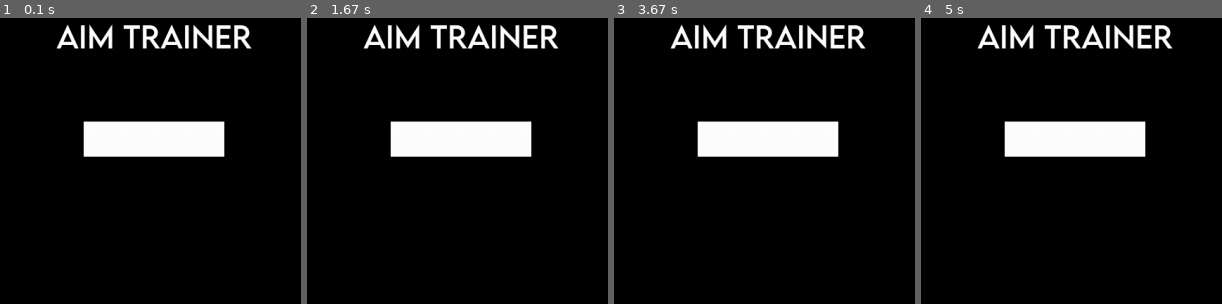
Above: before the commit, frames 1-4 (left to right).
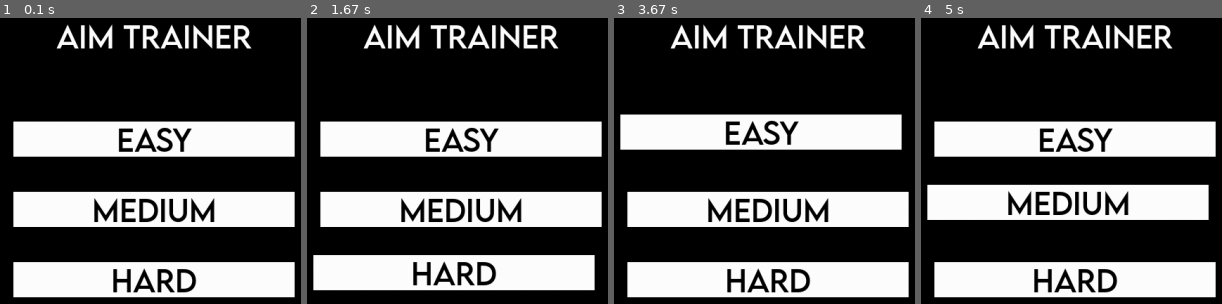
Above: after the commit, the same moments.

Repository: Subhro-ai/aimTrainer-pyGame
Game: pygame game, started from main.py
The game is run twice, just before and just after one commit, with the same random seed, the same clock (stepped at 60 frames per second) and the same inputs.
Inputs (mouse positions are in pixels of both pictures, inside the frame that each line leads up to):
- Up to frame 1 (0.1 s): no input
- Up to frame 2 (1.67 s): click (460, 138) at 0.38 s, where only the run after the commit has a clickable "EASY"; click (463, 266) at 0.72 s; click (outside the picture) at 1.05 s; click (565, 278) at 1.38 s
- Up to frame 3 (3.67 s): click (785, 63) at 1.72 s; click (767, 209) at 2.05 s, where only the run after the commit has a clickable "MEDIUM"; click (737, 146) at 2.38 s; click (623, 66) at 2.72 s; click (767, 138) at 3.55 s, where only the run after the commit has a clickable "EASY"
- Up to frame 4 (5 s): click (outside the picture) at 3.88 s; click (1113, 212) at 4.72 s

The runs differ from the first frame. In frame 1, 29% of the frame differs, in the area x 4-99%, y 36-98%; in frame 2, 29%; in frame 3, 32%, in the area x 1-99%, y 33-98%; in frame 4, 29%.

Commit message:
Menu complete

Diff:
--- a/main.py
+++ b/main.py
@@ -1,5 +1,6 @@
 import pygame as pg
 white = (255,255,255)
+black = (0,0,0)
 HEIGHT = 720
 WIDTH = 1280
 pg.init()
@@ -8,6 +9,7 @@
 pg.font.init()
 font = pg.font.Font("lemon_milk/LEMONMILK-Regular.otf", 42)
 running = True
+
 state = "menu"
 
 
@@ -20,10 +22,45 @@
     screen.blit(title, pos)
 
     #Buttons
-    buttonRect = pg.Rect((WIDTH/2) - 100, 200, 200, 50)
-    button = pg.draw.rect(screen,white, buttonRect)
+    easyButtonRect = pg.Rect((WIDTH/2) - 200, 200, 400, 50)
+    medButtonRect = pg.Rect((WIDTH/2) - 200, 200 + 100, 400, 50)
+    hardButtonRect = pg.Rect((WIDTH/2) - 200, 200 + 200, 400, 50)
+    if easyButtonRect.collidepoint(mouse):
+        easyButtonRect = pg.Rect((WIDTH/2) - 200 -10, 200 - 10, 400, 50)
+        pg.mouse.set_cursor(pg.SYSTEM_CURSOR_HAND)
+    elif medButtonRect.collidepoint(mouse):
+        medButtonRect = pg.Rect((WIDTH/2) - 200 -10, 200 + 100 -10, 400, 50)
+        pg.mouse.set_cursor(pg.SYSTEM_CURSOR_HAND)
+    elif hardButtonRect.collidepoint(mouse):
+        hardButtonRect = pg.Rect((WIDTH/2) - 200 - 10, 200 + 200 -10, 400, 50)
+        pg.mouse.set_cursor(pg.SYSTEM_CURSOR_HAND)
+    else:
+        pg.mouse.set_cursor(pg.SYSTEM_CURSOR_ARROW)
+
+
+    easyText = font.render("EASY", True, black , None)
+    medText = font.render("MEDIUM", True, black , None)
+    hardText = font.render("HARD", True, black , None)
+
+    easyButton = pg.draw.rect(screen,white, easyButtonRect)
+    easyRect = easyText.get_rect(center = easyButtonRect.center)
+    screen.blit(easyText, easyRect)
+
+    medButton = pg.draw.rect(screen, white, medButtonRect)
+    medRect = medText.get_rect(center = medButtonRect.center)
+    screen.blit(medText, medRect)
+
+    hardButton = pg.draw.rect(screen, white, hardButtonRect)
+    hardRect = hardText.get_rect(center = hardButtonRect.center)
+    screen.blit(hardText, hardRect)
+
+
+
+
+
 
 while running:
+    mouse = pg.mouse.get_pos()
 
     for event in pg.event.get():
         if event.type == pg.QUIT:
